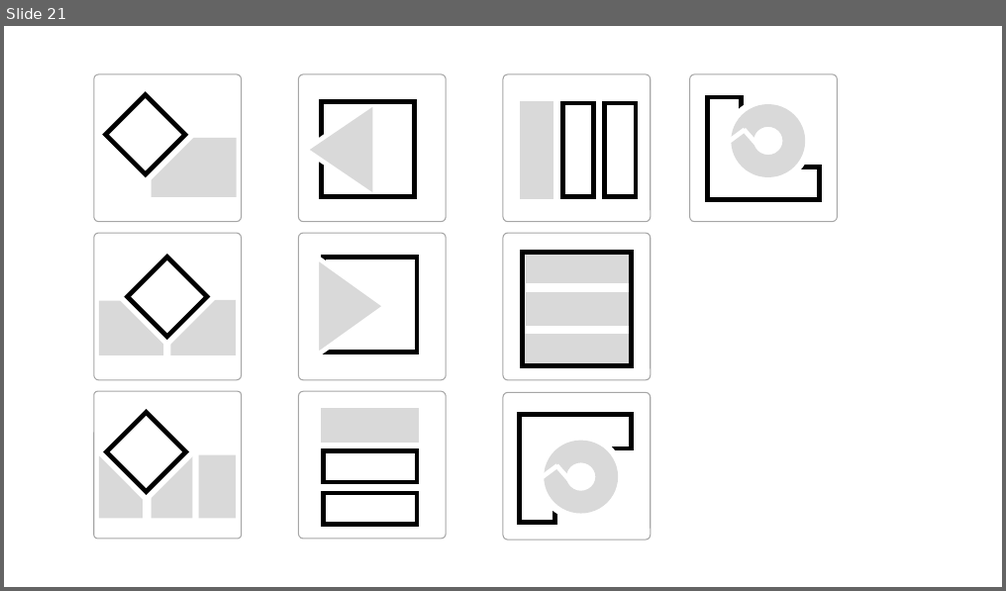
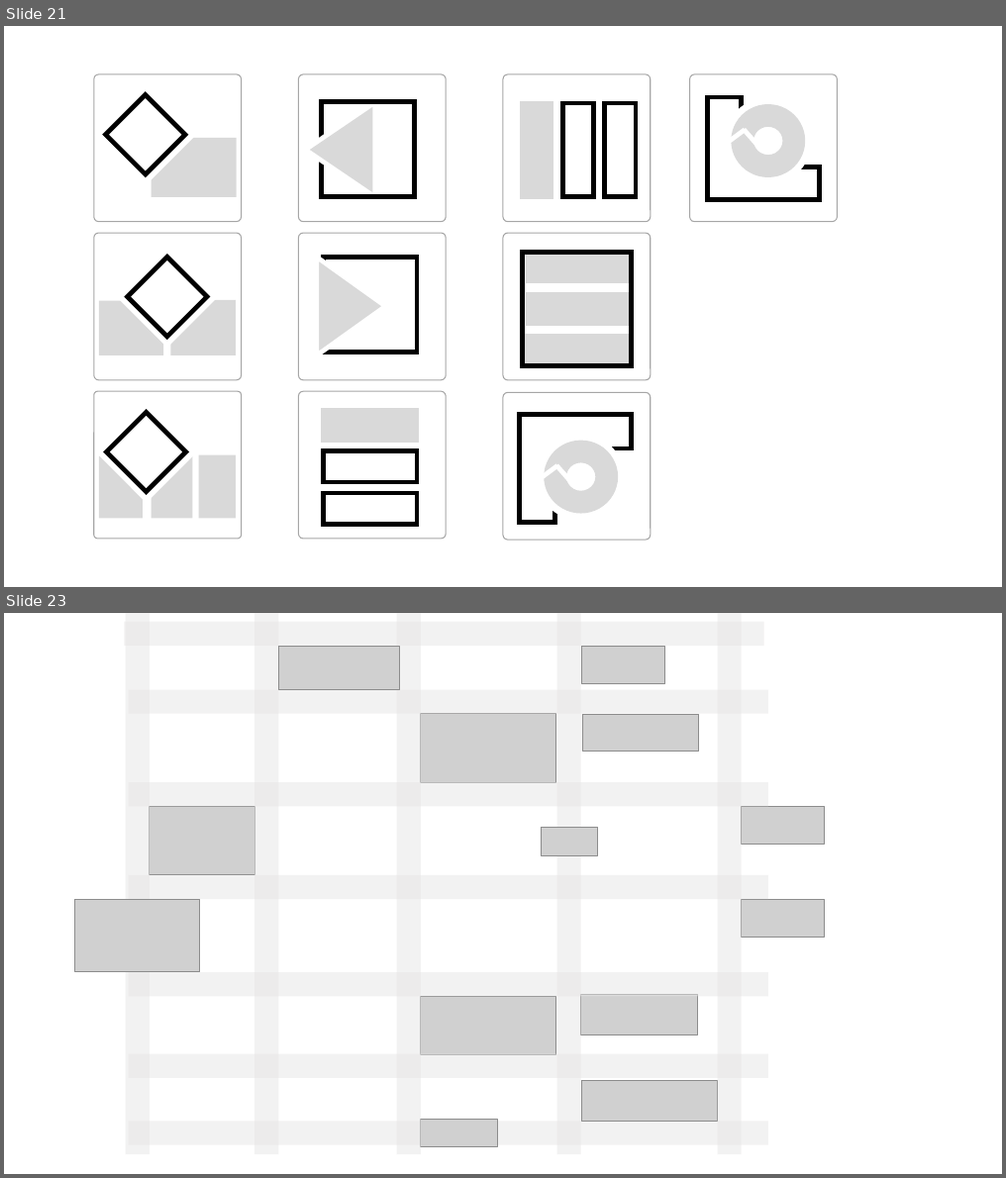
Before and after one commit to j-specman/specman, a slide deck: specifications/specman-layouts.pptx. Shown one above the other, each under a label of ours: slide 21 before the commit, slides 21 and 23 after it; the slides between them are not shown. The pictures are 1006x591 and 1006x1178 pixels, drawn with LibreOffice and Linux fonts; fonts in the diff are those of the drawing; grey boxes stand for pictures. Boxes give left, top, right and bottom in pixels: in the first picture for what was removed or moved away, otherwise in the second. Text is boxed around its words. In the diff, an @@ line names an element or a change of style, - is before the commit and + after.

```diff
--- a/specifications/specman-layouts.pptx
+++ b/specifications/specman-layouts.pptx
@@ slide 23 added at <box>4,613,1002,1174</box>, background #FFFFFF @@
@@ rectangle added at <box>124,622,764,646</box>, fill #E7E6E6 at 50% opacity @@
@@ rectangle added at <box>126,613,150,1155</box>, fill #E7E6E6 at 50% opacity @@
@@ rectangle added at <box>254,613,279,1155</box>, fill #E7E6E6 at 50% opacity @@
@@ rectangle added at <box>397,613,421,1155</box>, fill #E7E6E6 at 50% opacity @@
@@ rectangle added at <box>557,613,581,1155</box>, fill #E7E6E6 at 50% opacity @@
@@ rectangle added at <box>718,613,742,1155</box>, fill #E7E6E6 at 50% opacity @@
@@ picture added at <box>279,646,399,689</box> @@
@@ picture added at <box>582,646,665,684</box> @@
@@ rectangle added at <box>129,690,768,714</box>, fill #E7E6E6 at 50% opacity @@
@@ picture added at <box>421,714,556,783</box> @@
@@ picture added at <box>583,714,699,752</box> @@
@@ rectangle added at <box>129,782,768,806</box>, fill #E7E6E6 at 50% opacity @@
@@ picture added at <box>150,806,254,875</box> @@
@@ picture added at <box>742,806,825,845</box> @@
@@ picture added at <box>541,827,598,856</box> @@
@@ rectangle added at <box>129,875,768,899</box>, fill #E7E6E6 at 50% opacity @@
@@ picture added at <box>75,899,200,971</box> @@
@@ picture added at <box>742,899,825,937</box> @@
@@ rectangle added at <box>129,972,768,997</box>, fill #E7E6E6 at 50% opacity @@
@@ picture added at <box>421,996,556,1055</box> @@
@@ picture added at <box>581,995,698,1035</box> @@
@@ rectangle added at <box>129,1055,768,1078</box>, fill #E7E6E6 at 50% opacity @@
@@ picture added at <box>582,1080,718,1121</box> @@
@@ rectangle added at <box>129,1122,768,1146</box>, fill #E7E6E6 at 50% opacity @@
@@ picture added at <box>421,1119,497,1148</box> @@
```
Also in this commit, not shown: 1 other slide added, 1 other file.
